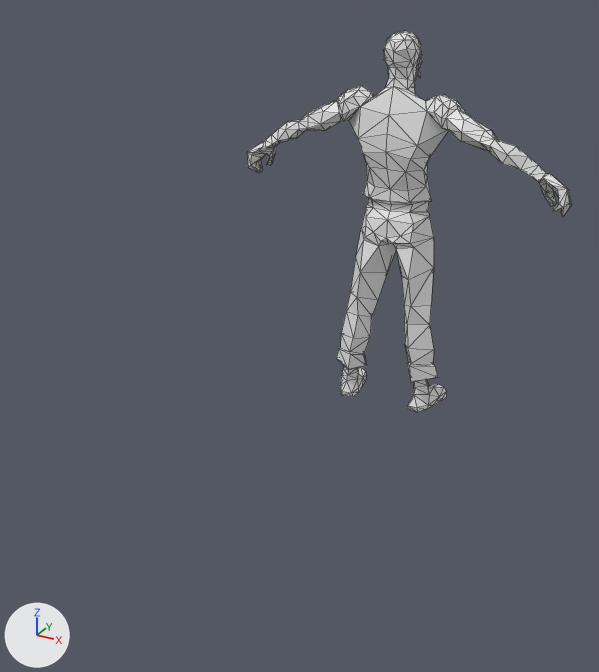
Renders of the glTF model assets/characters/ukko.glb from each side of a commit.
One viewpoint serves both versions: a 50 mm lens placed at (1.4, -3.55, 2.0), pointed at (-0.07, -0.86, 0.66). The axes (+X, +Y, +Z) are drawn at lower left. The lights are the same throughout. Mesh edges are drawn as thin lines.

Names of what the first picture shows: 'RS_Bot'.
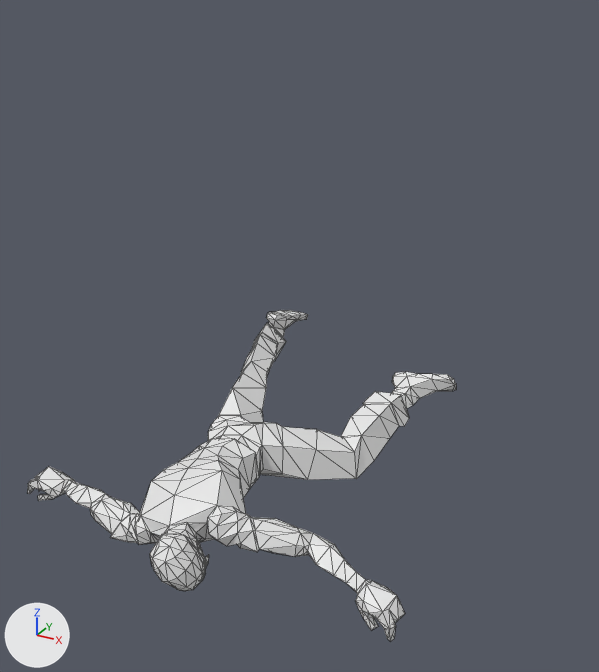
The newer file adds an action. The first version stands in its rest pose; the second is drawn at frame 83 of the action 'Death'.

Pixel boxes [x1, y1, x2, y2] of what changed, in the pictures (599 x 672 px):
'RS_Bot', posed (32% wider, 13% shorter): before [247, 31, 572, 412]; after [27, 310, 456, 641]
bone 'rootbone', root to tip: before (398, 202) to (399, 182); after (229, 457) to (216, 471)
bone 'mixamorig:Spine', root to tip: before (398, 182) to (398, 159); after (215, 469) to (204, 485)
bone 'mixamorig:Spine1', root to tip: before (398, 159) to (398, 130); after (204, 485) to (192, 504)
bone 'mixamorig:Spine2', root to tip: before (398, 130) to (399, 98); after (192, 504) to (177, 526)
bone 'mixamorig:Neck', root to tip: before (399, 98) to (399, 89); after (177, 526) to (178, 534)
bone 'mixamorig:Head', root to tip: before (400, 89) to (403, 31); after (180, 535) to (168, 569)
bone 'mixamorig:LeftShoulder', root to tip: before (383, 100) to (351, 103); after (196, 519) to (238, 528)
bone 'mixamorig:LeftArm', root to tip: before (351, 103) to (305, 125); after (238, 528) to (308, 545)
bone 'mixamorig:LeftForeArm', root to tip: before (305, 125) to (269, 146); after (308, 545) to (363, 588)
bone 'mixamorig:LeftHand', root to tip: before (269, 146) to (265, 149); after (363, 588) to (370, 596)
bone 'mixamorig:RightShoulder', root to tip: before (414, 102) to (448, 110); after (161, 527) to (134, 527)
bone 'mixamorig:RightArm', root to tip: before (448, 110) to (493, 144); after (134, 527) to (98, 504)
bone 'mixamorig:RightForeArm', root to tip: before (493, 144) to (544, 176); after (98, 504) to (67, 484)
bone 'mixamorig:RightHand', root to tip: before (544, 176) to (550, 183); after (67, 484) to (59, 483)
bone 'mixamorig:LeftUpLeg', root to tip: before (381, 212) to (364, 296); after (250, 447) to (350, 460)
bone 'mixamorig:LeftLeg', root to tip: before (364, 296) to (350, 374); after (350, 460) to (407, 394)
bone 'mixamorig:LeftFoot', root to tip: before (350, 374) to (358, 378); after (407, 394) to (439, 384)
bone 'mixamorig:RightUpLeg', root to tip: before (413, 216) to (416, 306); after (221, 451) to (251, 386)
bone 'mixamorig:RightLeg', root to tip: before (416, 306) to (420, 389); after (251, 386) to (277, 331)
bone 'mixamorig:RightFoot', root to tip: before (420, 389) to (431, 394); after (277, 331) to (296, 313)

Edits to the bpy script that builds the scene:
```text
Change bone_rig_object:
    where bone_rig_object = bpy.data.objects['Armature']  # the whole rig 'Armature'
    bone_rig_object.rotation_quaternion: (0.0, 0.0, 0.0, -1.0) -> (1.0, 0.0, 0.0, 0.0)  # degrees (0, 0, -180) -> degrees (0, 0, 0)
Change bone_rootbone:
    where bone_rootbone = bpy.data.objects['Armature'].pose.bones['rootbone']
    bone_rootbone.location: (0.0, 0.0, 0.0) -> (-0.268, -0.82, 1.039)
    bone_rootbone.rotation_quaternion: (1.0, 0.0, 0.0, 0.0) -> (0.656, 0.731, 0.132, 0.137)  # degrees (0, 0, 0) -> degrees (96, -2, 22)
Change bone_mixamorig_spine:
    where bone_mixamorig_spine = bpy.data.objects['Armature'].pose.bones['mixamorig:Spine']  # child of 'rootbone'
    bone_mixamorig_spine.rotation_quaternion: (1.0, 0.0, 0.0, 0.0) -> (0.991, 0.062, -0.011, -0.115)  # degrees (0, 0, 0) -> degrees (7, 0, -13)
Change bone_mixamorig_spine1:
    where bone_mixamorig_spine1 = bpy.data.objects['Armature'].pose.bones['mixamorig:Spine1']  # child of 'mixamorig:Spine'
    bone_mixamorig_spine1.rotation_quaternion: (1.0, 0.0, 0.0, 0.0) -> (1.0, -0.017, 0.003, -0.013)  # degrees (0, 0, 0) -> degrees (-2, 0, -2)
Change bone_mixamorig_spine2:
    where bone_mixamorig_spine2 = bpy.data.objects['Armature'].pose.bones['mixamorig:Spine2']  # child of 'mixamorig:Spine1'
    bone_mixamorig_spine2.rotation_quaternion: (1.0, 0.0, 0.0, 0.0) -> (1.0, -0.017, 0.004, -0.013)  # degrees (0, 0, 0) -> degrees (-2, 0, -2)
Change bone_mixamorig_neck:
    where bone_mixamorig_neck = bpy.data.objects['Armature'].pose.bones['mixamorig:Neck']  # child of 'mixamorig:Spine2'
    bone_mixamorig_neck.rotation_quaternion: (1.0, 0.0, 0.0, 0.0) -> (0.971, 0.197, 0.061, -0.122)  # degrees (0, 0, 0) -> degrees (22, 10, -12)
Change bone_mixamorig_head:
    where bone_mixamorig_head = bpy.data.objects['Armature'].pose.bones['mixamorig:Head']  # child of 'mixamorig:Neck'
    bone_mixamorig_head.rotation_quaternion: (1.0, 0.0, 0.0, 0.0) -> (0.964, -0.259, 0.038, -0.05)  # degrees (0, 0, 0) -> degrees (-30, 3, -7)
Change bone_mixamorig_leftshoulder:
    where bone_mixamorig_leftshoulder = bpy.data.objects['Armature'].pose.bones['mixamorig:LeftShoulder']  # child of 'mixamorig:Spine2'
    bone_mixamorig_leftshoulder.rotation_quaternion: (1.0, 0.0, 0.0, 0.0) -> (0.966, -0.09, 0.047, 0.237)  # degrees (0, 0, 0) -> degrees (-9, 8, 27)
Change bone_mixamorig_leftarm:
    where bone_mixamorig_leftarm = bpy.data.objects['Armature'].pose.bones['mixamorig:LeftArm']  # child of 'mixamorig:LeftShoulder'
    bone_mixamorig_leftarm.rotation_quaternion: (1.0, 0.0, 0.0, 0.0) -> (0.696, 0.096, -0.7, 0.12)  # degrees (0, 0, 0) -> degrees (90, -92, -72)
Change bone_mixamorig_leftforearm:
    where bone_mixamorig_leftforearm = bpy.data.objects['Armature'].pose.bones['mixamorig:LeftForeArm']  # child of 'mixamorig:LeftArm'
    bone_mixamorig_leftforearm.rotation_quaternion: (1.0, 0.0, 0.0, 0.0) -> (0.966, -0.04, 0.011, 0.255)  # degrees (0, 0, 0) -> degrees (-4, 2, 29)
Change bone_mixamorig_lefthand:
    where bone_mixamorig_lefthand = bpy.data.objects['Armature'].pose.bones['mixamorig:LeftHand']  # child of 'mixamorig:LeftForeArm'
    bone_mixamorig_lefthand.rotation_quaternion: (1.0, 0.0, 0.0, 0.0) -> (0.992, -0.06, 0.108, 0.034)  # degrees (0, 0, 0) -> degrees (-7, 13, 3)
Change bone_mixamorig_rightshoulder:
    where bone_mixamorig_rightshoulder = bpy.data.objects['Armature'].pose.bones['mixamorig:RightShoulder']  # child of 'mixamorig:Spine2'
    bone_mixamorig_rightshoulder.rotation_quaternion: (1.0, 0.0, 0.0, 0.0) -> (0.992, 0.11, -0.066, -0.019)  # degrees (0, 0, 0) -> degrees (13, -7, -3)
Change bone_mixamorig_rightarm:
    where bone_mixamorig_rightarm = bpy.data.objects['Armature'].pose.bones['mixamorig:RightArm']  # child of 'mixamorig:RightShoulder'
    bone_mixamorig_rightarm.rotation_quaternion: (1.0, 0.0, 0.0, 0.0) -> (0.544, -0.009, 0.838, -0.031)  # degrees (0, 0, 0) -> degrees (9, 114, 7)
Change bone_mixamorig_rightforearm:
    where bone_mixamorig_rightforearm = bpy.data.objects['Armature'].pose.bones['mixamorig:RightForeArm']  # child of 'mixamorig:RightArm'
    bone_mixamorig_rightforearm.rotation_quaternion: (1.0, 0.0, 0.0, 0.0) -> (0.981, 0.101, -0.017, 0.167)  # degrees (0, 0, 0) -> degrees (11, -4, 19)
Change bone_mixamorig_righthand:
    where bone_mixamorig_righthand = bpy.data.objects['Armature'].pose.bones['mixamorig:RightHand']  # child of 'mixamorig:RightForeArm'
    bone_mixamorig_righthand.rotation_quaternion: (1.0, 0.0, 0.0, 0.0) -> (0.926, -0.155, -0.039, -0.341)  # degrees (0, 0, 0) -> degrees (-15, -10, -39)
Change bone_mixamorig_leftupleg:
    where bone_mixamorig_leftupleg = bpy.data.objects['Armature'].pose.bones['mixamorig:LeftUpLeg']  # child of 'rootbone'
    bone_mixamorig_leftupleg.rotation_quaternion: (1.0, 0.0, 0.0, 0.0) -> (0.86, 0.417, -0.221, 0.192)  # degrees (0, 0, 0) -> degrees (49, -33, 10)
Change bone_mixamorig_leftleg:
    where bone_mixamorig_leftleg = bpy.data.objects['Armature'].pose.bones['mixamorig:LeftLeg']  # child of 'mixamorig:LeftUpLeg'
    bone_mixamorig_leftleg.rotation_quaternion: (1.0, 0.0, 0.0, 0.0) -> (0.889, -0.457, -0.002, 0.005)  # degrees (0, 0, 0) -> degrees (-54, 0, 1)
Change bone_mixamorig_leftfoot:
    where bone_mixamorig_leftfoot = bpy.data.objects['Armature'].pose.bones['mixamorig:LeftFoot']  # child of 'mixamorig:LeftLeg'
    bone_mixamorig_leftfoot.rotation_quaternion: (1.0, 0.0, 0.0, 0.0) -> (0.957, -0.271, 0.018, 0.1)  # degrees (0, 0, 0) -> degrees (-31, 5, 10)
Change bone_mixamorig_rightupleg:
    where bone_mixamorig_rightupleg = bpy.data.objects['Armature'].pose.bones['mixamorig:RightUpLeg']  # child of 'rootbone'
    bone_mixamorig_rightupleg.rotation_quaternion: (1.0, 0.0, 0.0, 0.0) -> (0.994, -0.04, 0.099, -0.019)  # degrees (0, 0, 0) -> degrees (-5, 11, -3)
Change bone_mixamorig_rightleg:
    where bone_mixamorig_rightleg = bpy.data.objects['Armature'].pose.bones['mixamorig:RightLeg']  # child of 'mixamorig:RightUpLeg'
    bone_mixamorig_rightleg.rotation_quaternion: (1.0, 0.0, 0.0, 0.0) -> (0.999, -0.047, 0.0, -0.005)  # degrees (0, 0, 0) -> degrees (-5, 0, -1)
Change bone_mixamorig_rightfoot:
    where bone_mixamorig_rightfoot = bpy.data.objects['Armature'].pose.bones['mixamorig:RightFoot']  # child of 'mixamorig:RightLeg'
    bone_mixamorig_rightfoot.rotation_quaternion: (1.0, 0.0, 0.0, 0.0) -> (0.861, -0.471, 0.084, 0.173)  # degrees (0, 0, 0) -> degrees (-55, 18, 13)
```
